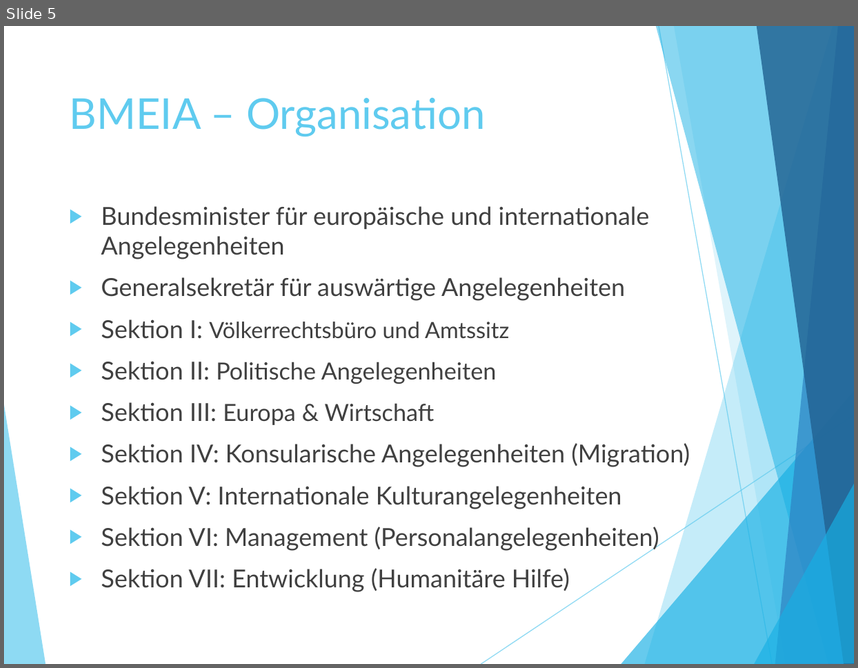
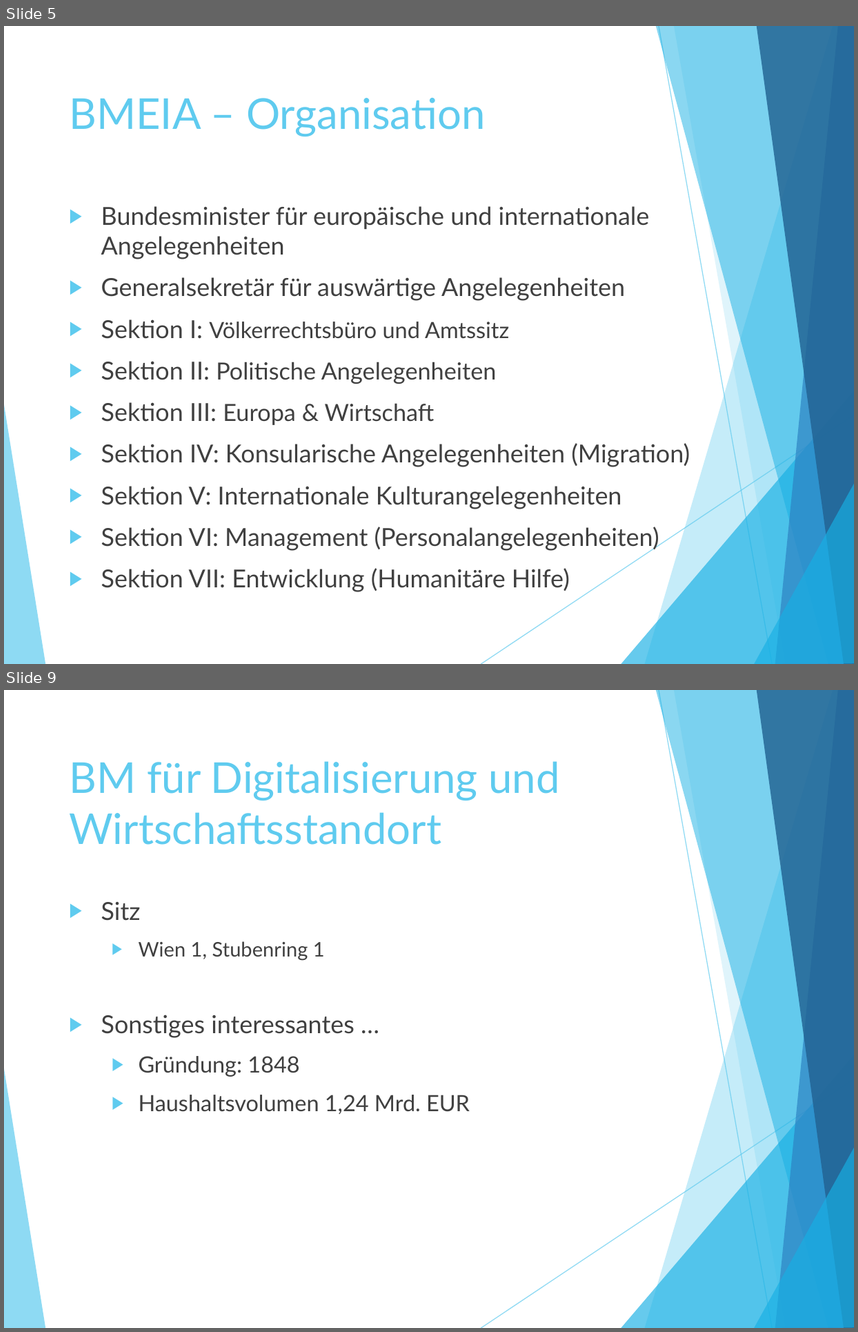
Before and after one commit to itsthistim/Berufsschule, a slide deck: Y3/PB/3.11_Vorlage Präsentation Bundesministerien.pptx. Shown one above the other, each under a label of ours: slide 5 before the commit, slides 5 and 9 after it; the slides between them are not shown. The pictures are 858x668 and 858x1332 pixels, drawn with LibreOffice and Linux fonts; fonts in the diff are those of the drawing. Boxes give left, top, right and bottom in pixels: in the first picture for what was removed or moved away, otherwise in the second. Text is boxed around its words. In the diff, an @@ line names an element or a change of style, - is before the commit and + after.

```diff
--- a/Y3/PB/3.11_Vorlage Präsentation Bundesministerien.pptx
+++ b/Y3/PB/3.11_Vorlage Präsentation Bundesministerien.pptx
@@ slide 9 added at <box>4,690,854,1328</box>, background #FFFFFF; not listed: 10 template elements that a slide beside it also shows @@
@@ title added at <box>69,761,560,845</box>, 36 pt, text #5FCBEF @@
+BM für Digitalisierung und Wirtschaftsstandort
@@ text added at <box>101,902,470,1114</box>, 19 pt, text #404040 @@
+▶ Sitz
+  ▶ Wien 1, Stubenring 1
+▶ Sonstiges interessantes …
+  ▶ Gründung: 1848
+  ▶ Haushaltsvolumen 1,24 Mrd. EUR
```
Also in this commit, not shown: 3 slides changed, 4 other slides added, 9 other files.
